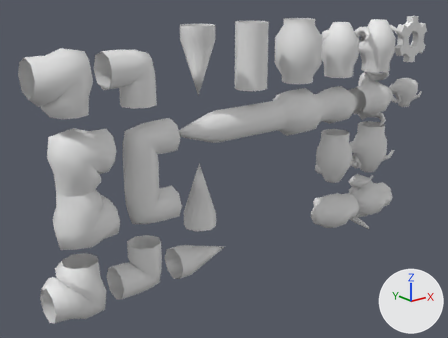
Renders of the FBX model Assets/Models/snake_parts.fbx from each side of a commit.
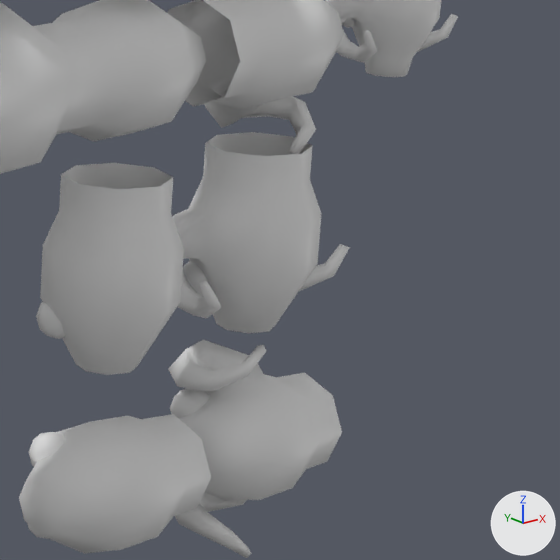
There are two pictures of each version: one whole from a 50 mm lens placed at (-6.24, -7.14, 1.17), pointed at (-0.21, 0.4, -1.85), one close up on the part from 68% to 100% of the width and 26% to 68% of the height. The axes (+X, +Y, +Z) are drawn at lower right. The lights are the same throughout. Where no turn or scale is listed for an object, it has been applied to the vertices.

The scene before the commit, as lines of its bpy script (objects in view):
```python
me_cylinder_015 = bpy.data.meshes.new('Cylinder.015')
me_cylinder_015.from_pydata(...)  # 149 vertices, 140 faces; spans x -0.5..0.4, y -0.317..0.329, z -0.554..0.554
me_cylinder_015.materials.append(mat_material_001)  # white #e7e7e7
me_cylinder_019 = bpy.data.meshes.new('Cylinder.019')
me_cylinder_019.from_pydata(...)  # 149 vertices, 140 faces; spans x -0.4..0.5, y -0.317..0.329, z -0.554..0.554
me_cylinder_019.materials.append(mat_material_001)  # white #e7e7e7
me_cylinder_021 = bpy.data.meshes.new('Cylinder.021')
me_cylinder_021.from_pydata(...)  # 166 vertices, 160 faces; spans x -0.375..0.375, y -0.22..0.276, z -0.305..0.254
me_cylinder_021.materials.append(mat_material_001)  # white #e7e7e7
ob_cylinder_015 = bpy.data.objects.new('Cylinder.015', me_cylinder_015)
ob_cylinder_015.location = (3.0, 0.0, -1.0)
ob_cylinder_019 = bpy.data.objects.new('Cylinder.019', me_cylinder_019)
ob_cylinder_019.location = (3.0, 0.0, -3.0)
ob_goat = bpy.data.objects.new('goat', me_cylinder_021)
ob_goat.location = (4.0, 0.0, -1.0)
# also in view: 'Cylinder.018' at (2.05, 0.0, -3.0); 'Cylinder.013' at (1.0, 0.0, -1.0); 'Cylinder.016' at (2.0, 0.0, -1.95); 'Cylinder.017' at (3.0, 0.01, -1.95); 'Cylinder.014' at (1.95, 0.0, -1.0)
```
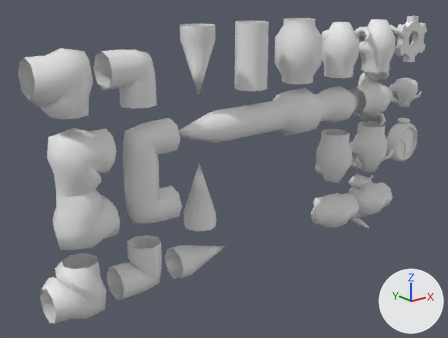
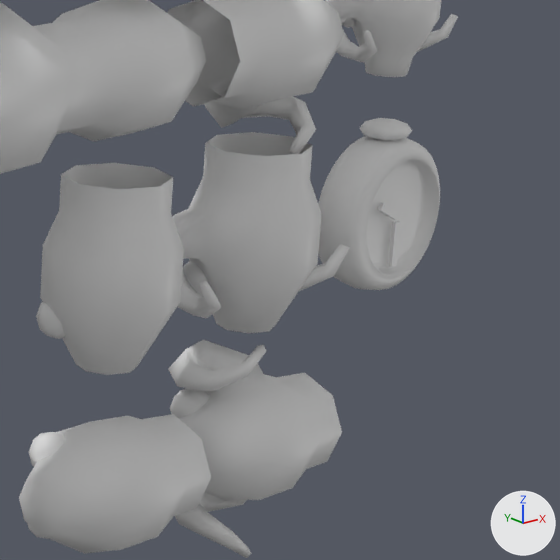
What differs and where, as boxes (x1, y1, x2, y2) in the close-ups (560 x 560 px):
'clock', added: after (318, 118, 440, 290)

The change in detail:
Mesh me_cylinder_027 is new.
It has 396 vertices, 424 faces and spans x -0.4..0.4, y -0.149..0.149, z -0.4..0.48.
It uses material mat_material_001 (white #e7e7e7).
Object 'clock' (ob_clock) is new; it shows me_cylinder_027.
Its location is (4.0, 0.0, -2.0).
